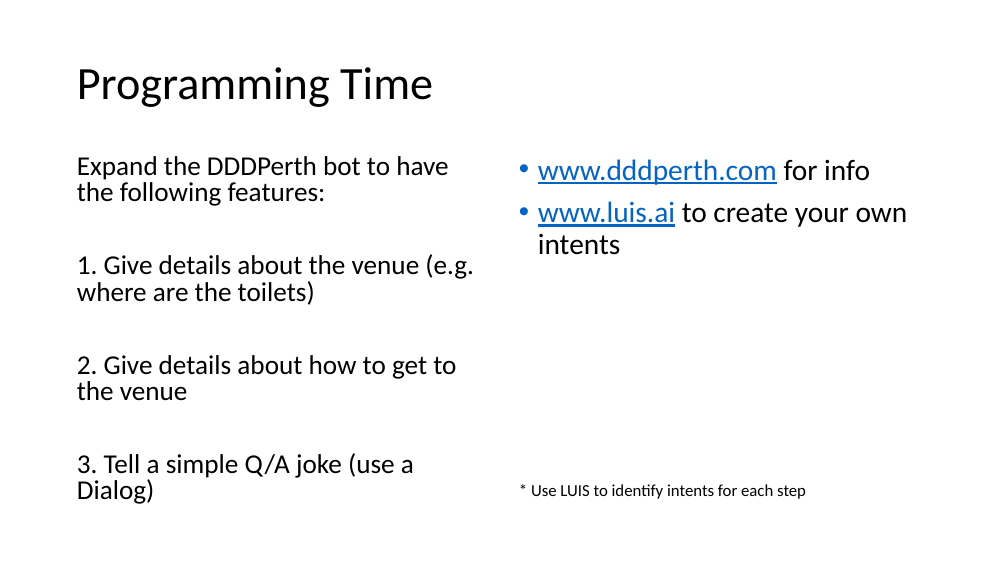
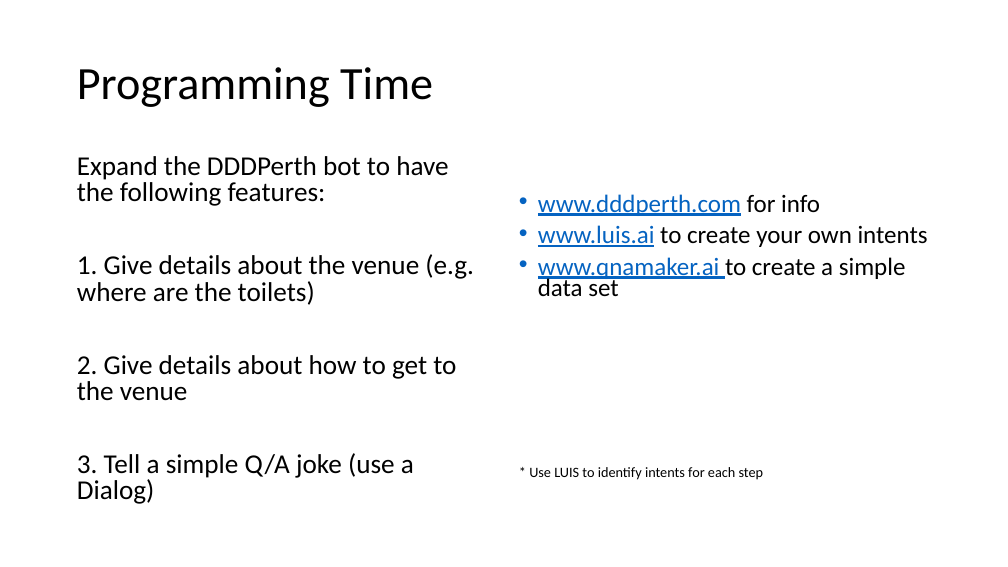
Before and after one commit to aidanmorgan/chatbot-workshop, a slide deck: slide 28 of Introduction to the Microsoft Bot Framework.pptx. Drawn at 1008x567 pixels with LibreOffice and Linux fonts; fonts in the diff are those of the drawing. Boxes give left, top, right and bottom in pixels: in the first picture for what was removed or moved away, otherwise in the second. Text is boxed around its words. In the diff, an @@ line names an element or a change of style, - is before the commit and + after.

```diff
--- a/Introduction to the Microsoft Bot Framework.pptx
+++ b/Introduction to the Microsoft Bot Framework.pptx
@@ text at (529, 194, 928, 480): size 28 to 23.8 pt in "www.dddperth.com for info", "www.luis.ai to create your own intents"; size 16 to 13.6 pt in "* Use LUIS to identify intents for ..."; line spacing 0.9 to 0.7 @@
@@ text at (538, 257, 906, 296): paragraph added @@
+• www.qnamaker.ai to create a simple data set
```
Also in this commit, not shown: 1 other slide changed, 22 other files.
